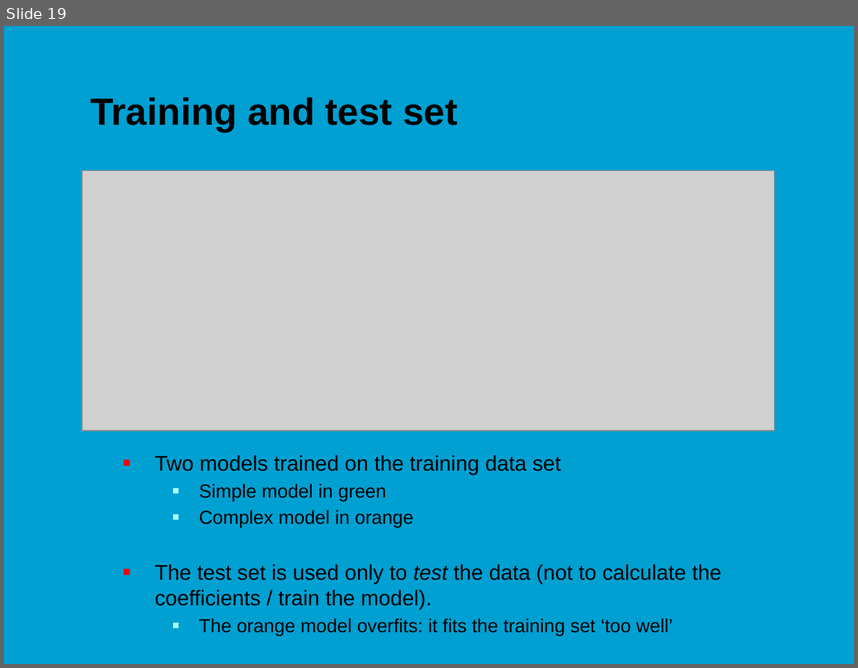
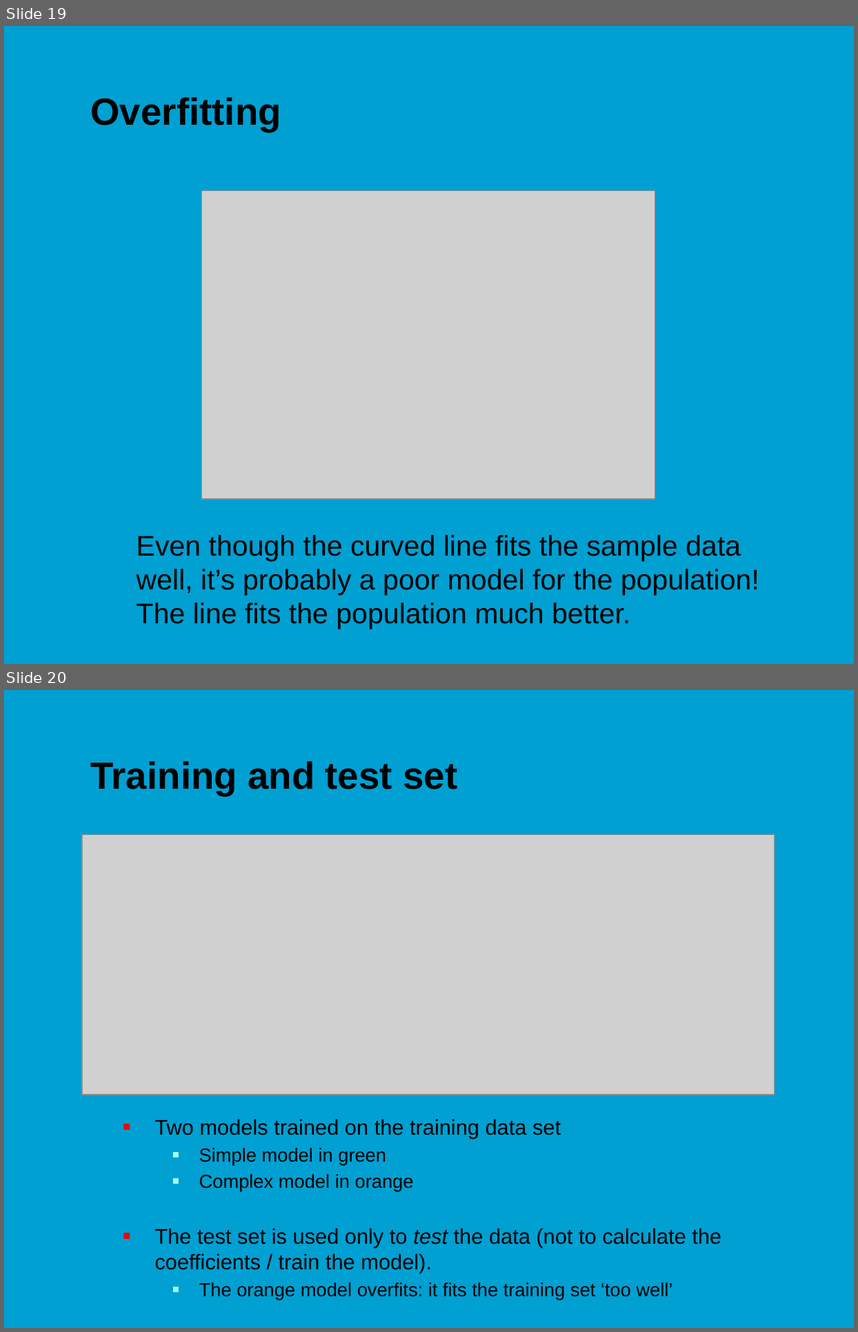
Before and after one commit to jonasmoons/data-driven-learning, a slide deck: slides/Week 3 - linear regression.pptx. Shown one above the other, each under a label of ours: slide 19 before the commit, slides 19 and 20 after it. The pictures are 858x668 and 858x1332 pixels, drawn with LibreOffice and Linux fonts; fonts in the diff are those of the drawing; grey boxes stand for pictures; background and template pictures are left out. Boxes give left, top, right and bottom in pixels: in the first picture for what was removed or moved away, otherwise in the second. Text is boxed around its words. In the diff, an @@ line names an element or a change of style, - is before the commit and + after.

```diff
--- a/slides/Week 3 - linear regression.pptx
+++ b/slides/Week 3 - linear regression.pptx
@@ slide 19 added at <box>4,26,854,664</box>, background picture (left out) @@
@@ title added at <box>90,97,281,131</box>, 32 pt, text #000000, bold @@
+Overfitting
@@ picture added at <box>202,191,655,499</box> @@
@@ text added at <box>136,535,760,628</box>, 24 pt, text #000000 @@
+Even though the curved line fits the sample data well, it’s probably a poor model for the population! The line fits the population much better.
@@ what was slide 19 is now slide 20 @@
```
Also in this commit, not shown: 5 slides changed, 1 other slide added, 1 slide removed, 1 other file.
